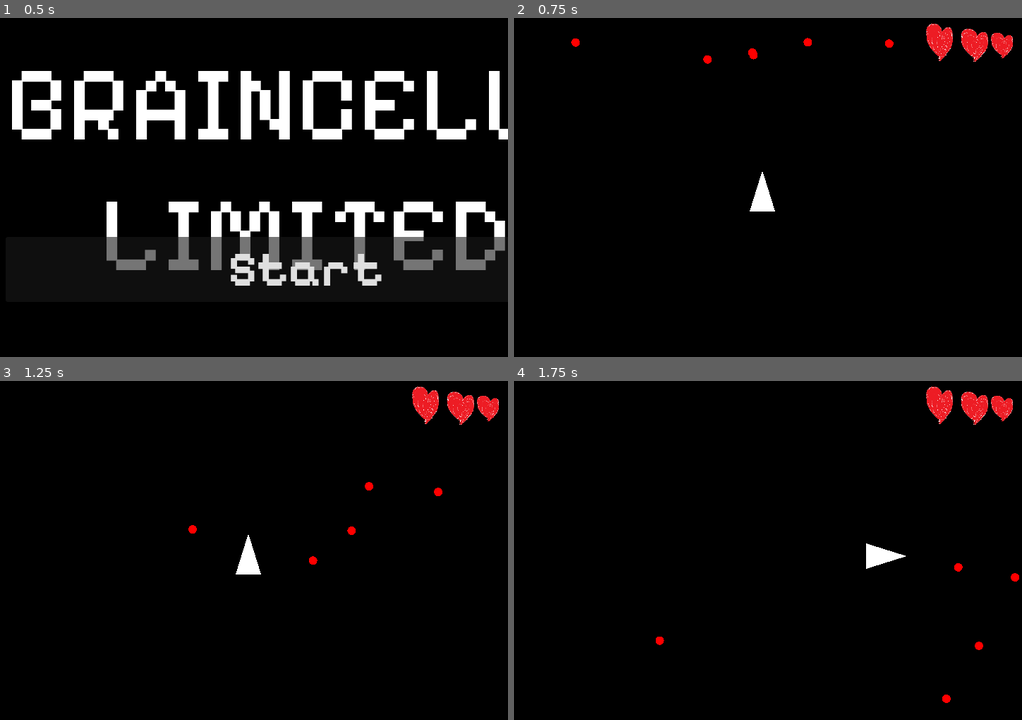
Above: before the commit, frames 1-4 (two rows, left to right).
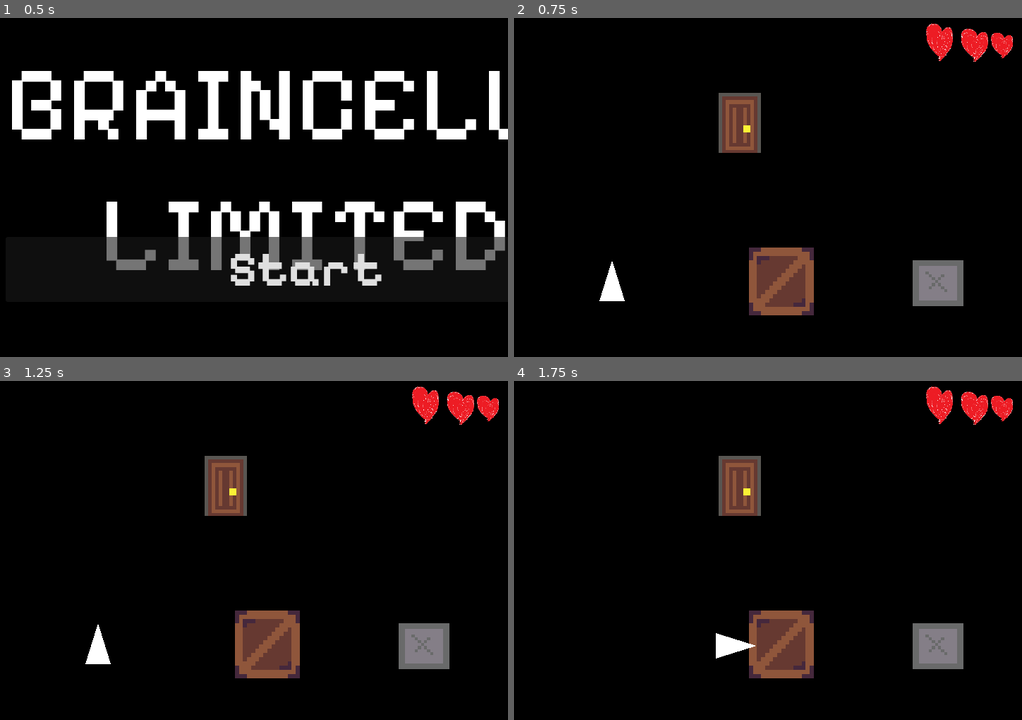
Above: after the commit, the same moments.

Repository: SabrinaRoss/Braincelll-Limited
Game: Godot game, scene res://Scene/start_scene.tscn
Two runs of this game, one before a commit and one after it. Both use one fixed random seed, a clock stepped at 60 frames per second and the inputs below. The project has no main scene, so this scene is started directly.
Inputs:
- Up to frame 1 (0.5 s): no input
- Up to frame 2 (0.75 s): click "Start" at 0.5 s
- Up to frame 3 (1.25 s): no input
- Up to frame 4 (1.75 s): hold D (move_right) from 1.28 s (still down); hold Space (drop_items) from 1.28 s (still down)

Frame 1 is identical in both runs. In frame 2, 6.2% of the frame differs, in the area x 11-89%, y 5-88%; in frame 3, 6.2%; in frame 4, 6.1%.

Commit message:
last minute stuff!

Diff:
--- a/Scene/start_scene.gd
+++ b/Scene/start_scene.gd
@@ -7,4 +7,4 @@
 
 
 func _on_start_button_pressed():
-	get_tree().change_scene_to_file("res://Scene/main.tscn")
+	get_tree().change_scene_to_file("res://Levels/1-1.tscn")
